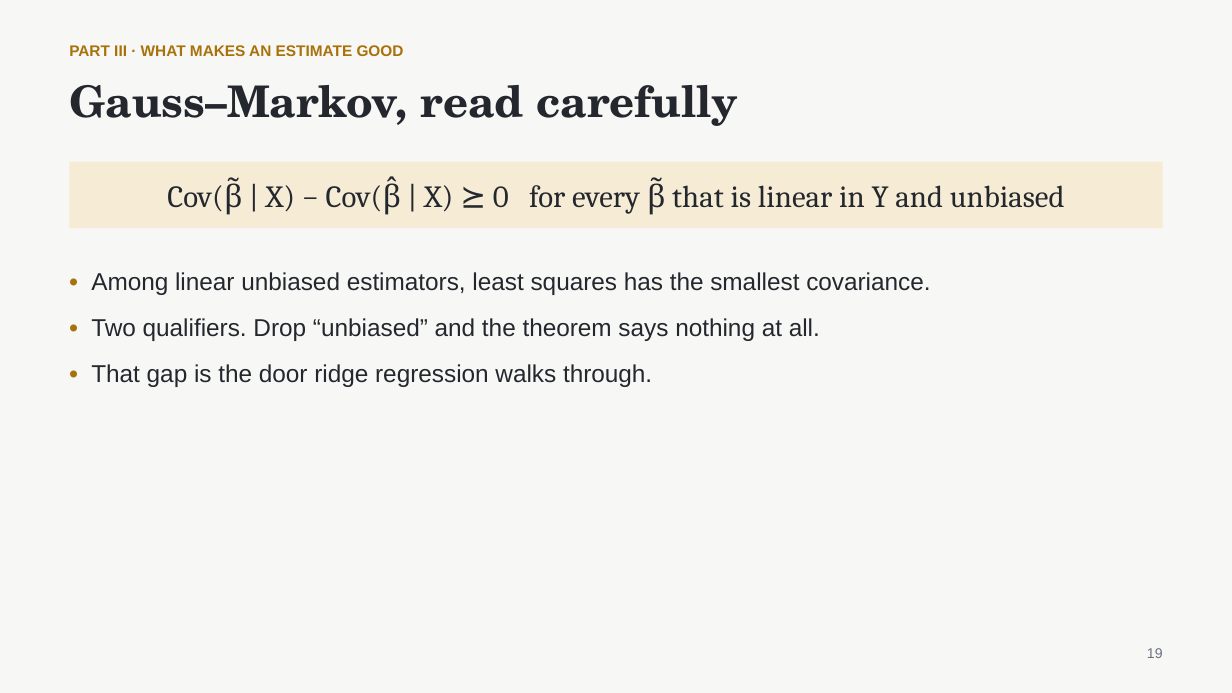
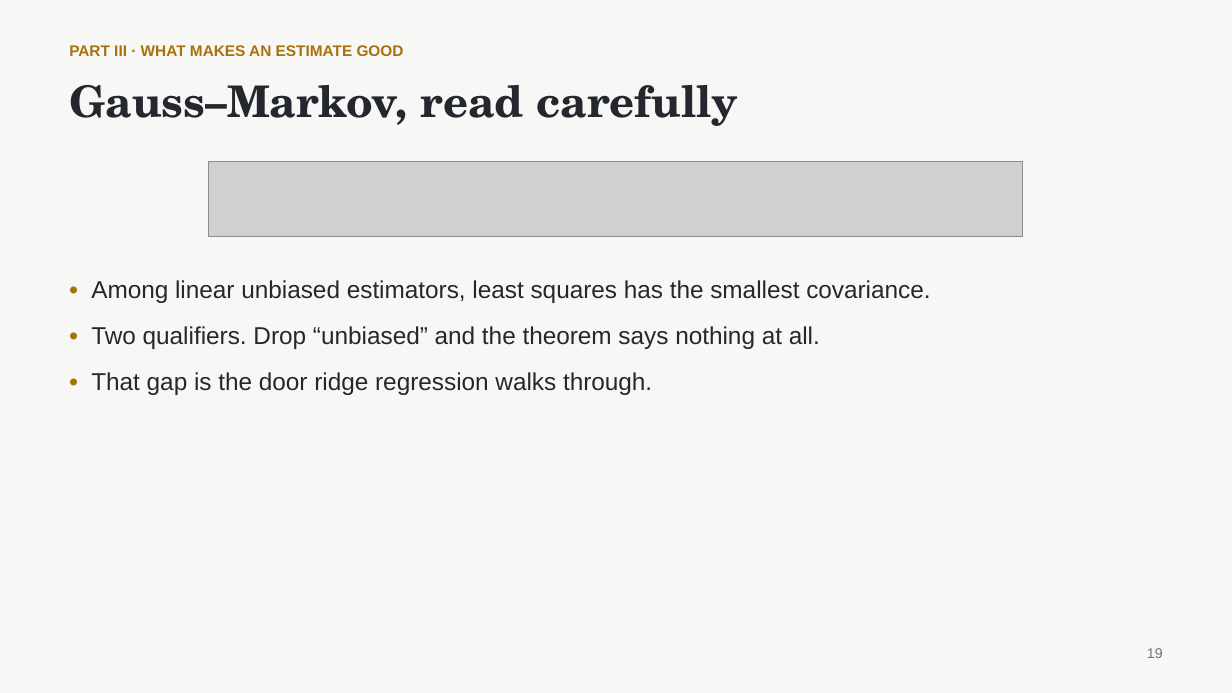
Before and after one commit to nurdauletakhanov/ReadingLab, a slide deck: slide 19 of public/slides/session-0-least-squares-foundations.pptx. Drawn at 1232x693 pixels with LibreOffice and Linux fonts; fonts in the diff are those of the drawing; grey boxes stand for pictures. Boxes give left, top, right and bottom in pixels: in the first picture for what was removed or moved away, otherwise in the second. Text is boxed around its words. In the diff, an @@ line names an element or a change of style, - is before the commit and + after.

```diff
--- a/public/slides/session-0-least-squares-foundations.pptx
+++ b/public/slides/session-0-least-squares-foundations.pptx
@@ rectangle removed at (69, 162, 1163, 228) @@
-Cov(β̃ | X) − Cov(β̂ | X) ⪰ 0 for every β̃ that is linear in Y and unbiased
@@ picture added at (209, 162, 1023, 237) @@
@@ text "• Among linear unbiased estimators, ...": place and size @@
-text "• Among linear unbiased estimators, ..." at (91, 272, 930, 387)
+text "• Among linear unbiased estimators, ..." at (91, 280, 930, 395)
```
Also in this commit, not shown: 16 other slides changed, 20 other files.
